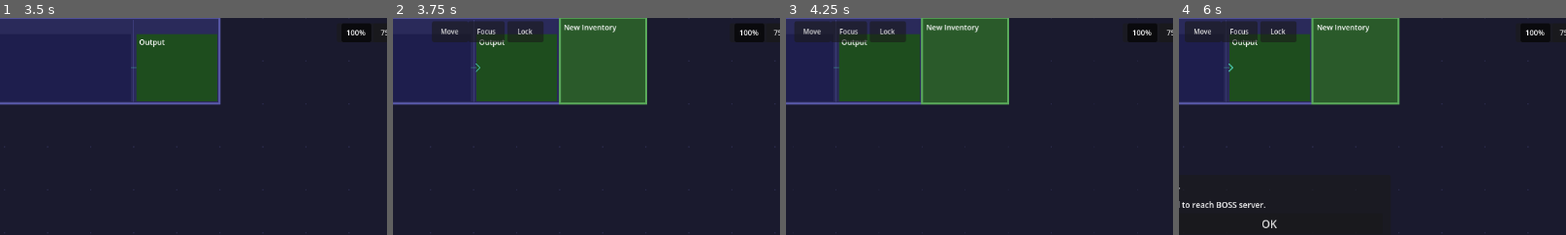
Above: before the commit, frames 1-4 (left to right).
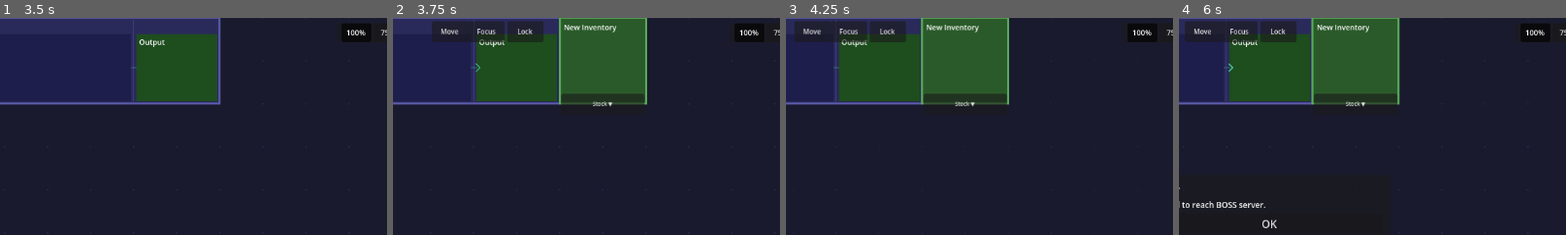
Above: after the commit, the same moments.

Repository: PeqNP/io.bithead.lean
Game: Godot game, scene res://scenes/FactoryFloor/FactoryFloor.tscn
Two runs of this game, one before a commit and one after it. Both use one fixed random seed, a clock stepped at 60 frames per second and the inputs below.
Inputs (mouse positions are % of the whole screen's width and height, from its top left):
- Up to frame 1 (3.5 s): click "OK" at 0.5 s; click "Create Line" at 1.25 s; click "+" at 2 s; click "OK" at 2.75 s
- Up to frame 2 (3.75 s): click "Create Inventory" at 3.5 s
- Up to frame 3 (4.25 s): no input
- Up to frame 4 (6 s): click (61, 20) at 4.25 s, where only the run after the commit has a clickable "Stock ▼"; click (61, 20) at 5 s, where only the run after the commit has a clickable "Stock ▲"; click "+" at 5.75 s
The pictures show only the part of the screen within x 38-88%, y 0-50%; the shares and areas given below are measured in that part.

Frame 1 is identical in both runs. In frame 2, 1.2% of the frame differs, in the area x 43-66%, y 34-41%; in frame 3, 1.2%, in the area x 35-58%, y 34-41%; in frame 4, 1.2%.

Commit message:
Layer 6 complete - Show more information about inventory - Lines showing relationships between lines

Diff:
--- a/godot/scenes/FactoryFloor/FactoryFloor.gd
+++ b/godot/scenes/FactoryFloor/FactoryFloor.gd
@@ -6,6 +6,7 @@
 ## Layer 1: Render Line and Inventory entities from snapshot.
 ## Layer 2: OperationPanel — Create Line / Create Inventory flows.
 ## Layer 3: Hover controls, drag-to-move, focus/gray-out, lock, zoom slider.
+## Layer 6: Cross-entity belts (Inventory→Station amber, subassembly purple), focus propagation.
 
 extends Node2D
 
@@ -33,6 +34,9 @@
 var _focus_active: bool = false       # true when any entity is focused
 var _zoom_slider: CanvasLayer = null
 
+# Layer 6: last received snapshot (used by belt rendering and focus propagation).
+var _snapshot: Dictionary = {}
+
 # Grid manager — owns tile occupation state.
 var grid: GridManager = GridManager.new()
 
@@ -43,6 +47,7 @@
 @onready var _error_modal: CanvasLayer  = $ErrorModal/ErrorModal
 @onready var _bg:          Node2D      = $Background
 @onready var _panel:       CanvasLayer = $OperationPanel
+@onready var _belt_layer:  Node2D      = $BeltLayer
 
 func is_web() -> bool:
 	return OS.has_feature("web") and Engine.has_singleton("JavaScriptBridge")
@@ -94,6 +99,8 @@
 
 
 func _render_entities(snapshot: Dictionary) -> void:
+	_snapshot = snapshot
+
 	# Clear all existing entity children, but preserve the drag overlay.
 	var entities := $Entities
 	for child in entities.get_children():
@@ -137,6 +144,7 @@
 	_bg.floor_width_tiles  = grid.width_tiles
 	_bg.floor_height_tiles = grid.height_tiles
 	_bg.queue_redraw()
+	_render_belts()
 
 
 func _on_boss_error(message: String) -> void:
@@ -342,6 +350,7 @@
 	_bg.floor_width_tiles  = grid.width_tiles
 	_bg.floor_height_tiles = grid.height_tiles
 	_bg.queue_redraw()
+	_render_belts()
 
 
 func _cancel_drag() -> void:
@@ -385,15 +394,111 @@
 
 
 func _apply_focus_shader() -> void:
+	# Build the set of entity IDs that should stay full opacity when focus is active.
+	# A focused entity keeps itself and all entities it connects to (Layer 6).
+	var visible_ids: Dictionary = {}
+	if _focus_active:
+		for child in $Entities.get_children():
+			if child == _drag_overlay or not child.has_method("set_grayed"):
+				continue
+			if child._focused:
+				visible_ids[child._entity_id] = true
+				_collect_connected_ids(child._entity_id, visible_ids)
+
 	for child in $Entities.get_children():
 		if child == _drag_overlay:
 			continue
 		if not child.has_method("set_grayed"):
 			continue
 		if _focus_active:
-			child.set_grayed(!child._focused)
+			child.set_grayed(!visible_ids.has(child._entity_id))
 		else:
 			child.set_grayed(false)
+
+
+## Collect all entity IDs connected (directly) to entity_id via station links.
+func _collect_connected_ids(entity_id: int, result: Dictionary) -> void:
+	for line_data in _snapshot.get("lines", []):
+		var c_line_id: int = line_data.get("id", 0)
+		for st in (line_data.get("stations", []) as Array):
+			var inv_raw = st.get("connectsToInventory")
+			var sub_raw = st.get("connectsToLine")
+			var inv_id: int = int(inv_raw) if inv_raw != null else 0
+			var sub_id: int = int(sub_raw) if sub_raw != null else 0
+			# Focused line → mark its connected inventory and sub-line.
+			if c_line_id == entity_id:
+				if inv_id != 0: result[inv_id] = true
+				if sub_id != 0: result[sub_id] = true
+			# Focused inventory or sub-line → mark the line that references it.
+			if inv_id == entity_id or sub_id == entity_id:
+				result[c_line_id] = true
+
+
+# ---------------------------------------------------------------------------
+# Layer 6: cross-entity belt rendering
+# ---------------------------------------------------------------------------
+
+## Rebuild all cross-entity conveyor belts from the last snapshot.
+## Amber: Inventory → Station. Purple: Station ↔ sub-assembly Line.
+func _render_belts() -> void:
+	for child in _belt_layer.get_children():
+		child.queue_free()
+
+	if _snapshot.is_empty():
+		return
+
+	# Build entity lookup by id.
+	var line_nodes: Dictionary = {}
+	var inv_nodes: Dictionary = {}
+	for child in $Entities.get_children():
+		if child == _drag_overlay:
+			continue
+		var tile_w: int = child.get_meta("tile_w", 0)
+		if tile_w == 12:
+			line_nodes[child._entity_id] = child
+		elif tile_w == 2:
+			inv_nodes[child._entity_id] = child
+
+	for line_data in _snapshot.get("lines", []):
+		var c_line_id: int = line_data.get("id", 0)
+		var line_node = line_nodes.get(c_line_id)
+		if line_node == null:
+			continue
+		var stations: Array = line_data.get("stations", [])
+		for i in stations.size():
+			var st: Dictionary = stations[i]
+
+			# Inventory → Station belt (amber).
+			var inv_raw = st.get("connectsToInventory")
+			if inv_raw != null:
+				var inv_node = inv_nodes.get(int(inv_raw))
+				if inv_node != null:
+					Conveyor.draw_animated(
+						inv_node.get_center_right_world(),
+						line_node.get_station_input_world(i),
+						_belt_layer,
+						Color(1.0, 0.65, 0.1, 0.9)   # amber
+					)
+
+			# Sub-assembly belts (purple).
+			var sub_raw = st.get("connectsToLine")
+			if sub_raw != null:
+				var sub_node = line_nodes.get(int(sub_raw))
+				if sub_node != null:
+					# Forward: station top → sub-line first intake.
+					Conveyor.draw_animated(
+						line_node.get_station_top_world(i),
+						sub_node.get_first_intake_world(),
+						_belt_layer,
+						Color(0.65, 0.2, 0.9, 0.9)   # purple
+					)
+					# Return: sub-line output → station top.
+					Conveyor.draw_animated(
+						sub_node.get_output_world(),
+						line_node.get_station_top_world(i),
+						_belt_layer,
+						Color(0.65, 0.2, 0.9, 0.9)
+					)
 
 
 # ---------------------------------------------------------------------------
--- a/godot/scenes/FactoryFloor/FactoryFloor.tscn
+++ b/godot/scenes/FactoryFloor/FactoryFloor.tscn
@@ -10,6 +10,8 @@
 
 [node name="Background" type="Node2D" parent="." unique_id=1214889385]
 script = ExtResource("2_bg")
+
+[node name="BeltLayer" type="Node2D" parent="." unique_id=1614889385]
 
 [node name="Camera2D" type="Camera2D" parent="." unique_id=1504105703]
 position = Vector2(640, 360)
--- a/godot/scenes/entities/Inventory.gd
+++ b/godot/scenes/entities/Inventory.gd
@@ -4,6 +4,7 @@
 ##
 ## Layer 1: static rendering.
 ## Layer 3: hover controls (Move, Focus, Lock), focus shader.
+## Layer 6: stock expand panel, get_center_right_world() for belt routing.
 
 extends Node2D
 
@@ -25,6 +26,8 @@
 	3: Color(0.600, 0.106, 0.106),
 }
 
+const STOCK_PANEL_SCENE := preload("res://scenes/entities/InventoryStockPanel.tscn")
+
 signal move_requested(entity: Node2D, tile_w: int, tile_h: int)
 signal focus_toggled(entity_id: int, focused: bool)
 signal lock_toggled(entity_id: int, locked: bool)
@@ -35,6 +38,11 @@
 var _locked: bool = false
 var _hovered: bool = false
 
+# Layer 6: stock expand panel.
+var _stock_panel: Node2D = null
+var _stock_btn: Button = null
+var _stock_open: bool = false
+
 @onready var _label:        Label     = $Label
 @onready var _health_strip: ColorRect = $HealthStrip
 @onready var _controls:     Node2D    = $Controls
@@ -43,6 +51,20 @@
 func _ready() -> void:
 	set_process_input(true)
 	queue_redraw()
+
+	# Layer 6: stock expand panel below the card.
+	_stock_panel = STOCK_PANEL_SCENE.instantiate()
+	_stock_panel.position = Vector2(0, INV_H + 2)
+	_stock_panel.hide()
+	add_child(_stock_panel)
+
+	_stock_btn = Button.new()
+	_stock_btn.text = "Stock ▼"
+	_stock_btn.position = Vector2(2, INV_H - 15)
+	_stock_btn.size = Vector2(INV_W - 4, 13)
+	_stock_btn.add_theme_font_size_override("font_size", 8)
+	_stock_btn.pressed.connect(_on_stock_pressed)
+	add_child(_stock_btn)
 
 
 func _input(event: InputEvent) -> void:
@@ -74,6 +96,8 @@
 	else:
 		_health_strip.hide()
 
+	if _stock_panel != null:
+		_stock_panel.configure(data)
 	_rebuild_controls()
 	queue_redraw()
 
@@ -89,6 +113,12 @@
 		material = mat
 	else:
 		material = null
+
+
+## World-space point at the center-right edge — used as the belt source for
+## Inventory→Station connections in Layer 6.
+func get_center_right_world() -> Vector2:
+	return position + Vector2(INV_W, INV_H / 2.0)
 
 
 func _draw() -> void:
@@ -154,3 +184,9 @@
 	lock_btn.text = "Unlock" if _locked else "Lock"
 	move_btn.disabled = _locked
 	lock_toggled.emit(_entity_id, _locked)
+
+
+func _on_stock_pressed() -> void:
+	_stock_open = !_stock_open
+	_stock_panel.visible = _stock_open
+	_stock_btn.text = "Stock ▲" if _stock_open else "Stock ▼"
--- /dev/null
+++ b/godot/scenes/entities/InventoryStockPanel.gd
@@ -0,0 +1,80 @@
+## Copyright © 2026 Bithead LLC. All rights reserved.
+
+## InventoryStockPanel — stock level table that slides out below an Inventory card.
+##
+## Layer 6: shows cycleStock, bufferStockLevel, safetyStockLevel, reorderPoint,
+## estimatedReorderDate, and health color.
+##
+## Created dynamically by Inventory._ready(); shown/hidden by the Stock toggle button.
+
+extends Node2D
+
+const PANEL_W      := 128.0
+const ROW_H        := 16.0
+const PAD          :=  5.0
+const FILL_COLOR   := Color(0.08, 0.18, 0.08, 0.96)
+const BORDER_COLOR := Color(0.25, 0.55, 0.25)
+const LABEL_COLOR  := Color(1, 1, 1)
+const MUTED_COLOR  := Color(0.65, 0.75, 0.65)
+const FONT_SIZE    := 9
+
+const HEALTH_COLORS := {
+	1: Color(0.086, 0.396, 0.204),
+	2: Color(0.631, 0.380, 0.039),
+	3: Color(0.600, 0.106, 0.106),
+}
+
+var _rows: Array = []      # Array of {label: String, value: String}
+var _health_color: Color = Color(0, 0, 0, 0)
+var _panel_h: float = 0.0
+
+
+## Populate from a LeanFragment.FactoryFloor.Inventory dictionary.
+func configure(data: Dictionary) -> void:
+	_rows.clear()
+	_health_color = Color(0, 0, 0, 0)
+
+	_add_row("Cycle Stock",   data.get("cycleStock"))
+	_add_row("Buffer Stock",  data.get("bufferStockLevel"))
+	_add_row("Safety Stock",  data.get("safetyStockLevel"))
+	_add_row("Reorder Point", data.get("reorderPoint"))
+	_add_row("Reorder Date",  data.get("estimatedReorderDate"))
+
+	var health_idx = data.get("health")
+	if health_idx != null and HEALTH_COLORS.has(int(health_idx)):
+		_health_color = HEALTH_COLORS[int(health_idx)]
+
+	_panel_h = PAD + _rows.size() * ROW_H + PAD + (4.0 if _health_color.a > 0 else 0.0)
+	queue_redraw()
+
+
+func _add_row(label: String, value) -> void:
+	if value == null:
+		return
+	_rows.append({"label": label, "value": str(value)})
+
+
+func _draw() -> void:
+	if _rows.is_empty() and _health_color.a == 0:
+		return
+
+	var font := ThemeDB.fallback_font
+	var actual_h := PAD + _rows.size() * ROW_H + PAD + (4.0 if _health_color.a > 0 else 0.0)
+
+	# Panel background + border.
+	draw_rect(Rect2(0, 0, PANEL_W, actual_h), FILL_COLOR)
+	draw_rect(Rect2(0, 0, PANEL_W, actual_h), BORDER_COLOR, false, 1.5)
+
+	# Health color strip at top.
+	if _health_color.a > 0:
+		draw_rect(Rect2(0, 0, PANEL_W, 4.0), _health_color)
+
+	var y_start := PAD + (4.0 if _health_color.a > 0 else 0.0)
+	for i in _rows.size():
+		var y := y_start + i * ROW_H + ROW_H - 4.0   # baseline
+		var label: String = _rows[i]["label"]
+		var value: String = _rows[i]["value"]
+		draw_string(font, Vector2(PAD, y), label + ":", HORIZONTAL_ALIGNMENT_LEFT,
+			PANEL_W / 2.0 - PAD, FONT_SIZE, MUTED_COLOR)
+		draw_string(font, Vector2(PANEL_W / 2.0, y), value, HORIZONTAL_ALIGNMENT_LEFT,
+			PANEL_W / 2.0 - PAD, FONT_SIZE, LABEL_COLOR)
--- /dev/null
+++ b/godot/scenes/entities/InventoryStockPanel.tscn
@@ -0,0 +1,6 @@
+[gd_scene format=3 uid="uid://inv_stock_panel_001"]
+
+[ext_resource type="Script" path="res://scenes/entities/InventoryStockPanel.gd" id="1_isp"]
+
+[node name="InventoryStockPanel" type="Node2D"]
+script = ExtResource("1_isp")
--- a/godot/scenes/entities/Line.gd
+++ b/godot/scenes/entities/Line.gd
@@ -368,3 +368,38 @@
 			Vector2(INTAKE_W + HOPPER_W + STATION_W + SECTION_PAD, mid_y),
 			_conveyors
 		)
+
+
+# ---------------------------------------------------------------------------
+# Layer 6: world-space connection points for belt routing
+# ---------------------------------------------------------------------------
+
+## World-space left-edge center of station[index]. Used for Inventory→Station belts.
+func get_station_input_world(station_index: int) -> Vector2:
+	var n: int = max(1, _data.get("stations", []).size())
+	var zone_x := float(INTAKE_W + HOPPER_W)
+	var card_w := (float(STATION_W) - SECTION_PAD * 2) / float(n)
+	var card_x := zone_x + SECTION_PAD + station_index * card_w
+	var mid_y := 20.0 + SECTION_PAD + (LINE_H - 20 - SECTION_PAD * 2) / 2.0
+	return position + Vector2(card_x, mid_y)
+
+
+## World-space top-center of station[index]. Used as the subassembly forward/return anchor.
+func get_station_top_world(station_index: int) -> Vector2:
+	var n: int = max(1, _data.get("stations", []).size())
+	var zone_x := float(INTAKE_W + HOPPER_W)
+	var card_w := (float(STATION_W) - SECTION_PAD * 2) / float(n)
+	var card_x := zone_x + SECTION_PAD + station_index * card_w
+	return position + Vector2(card_x + card_w / 2.0, 0.0)
+
+
+## World-space left-edge center of the first intake queue. Subassembly return target.
+func get_first_intake_world() -> Vector2:
+	var mid_y := 20.0 + SECTION_PAD + (LINE_H - 20 - SECTION_PAD * 2) / 2.0
+	return position + Vector2(0.0, mid_y)
+
+
+## World-space right-edge center of the output section. Subassembly return source.
+func get_output_world() -> Vector2:
+	var mid_y := 20.0 + SECTION_PAD + (LINE_H - 20 - SECTION_PAD * 2) / 2.0
+	return position + Vector2(LINE_W, mid_y)
Not shown, added: godot/scenes/entities/InventoryStockPanel.gd.uid
